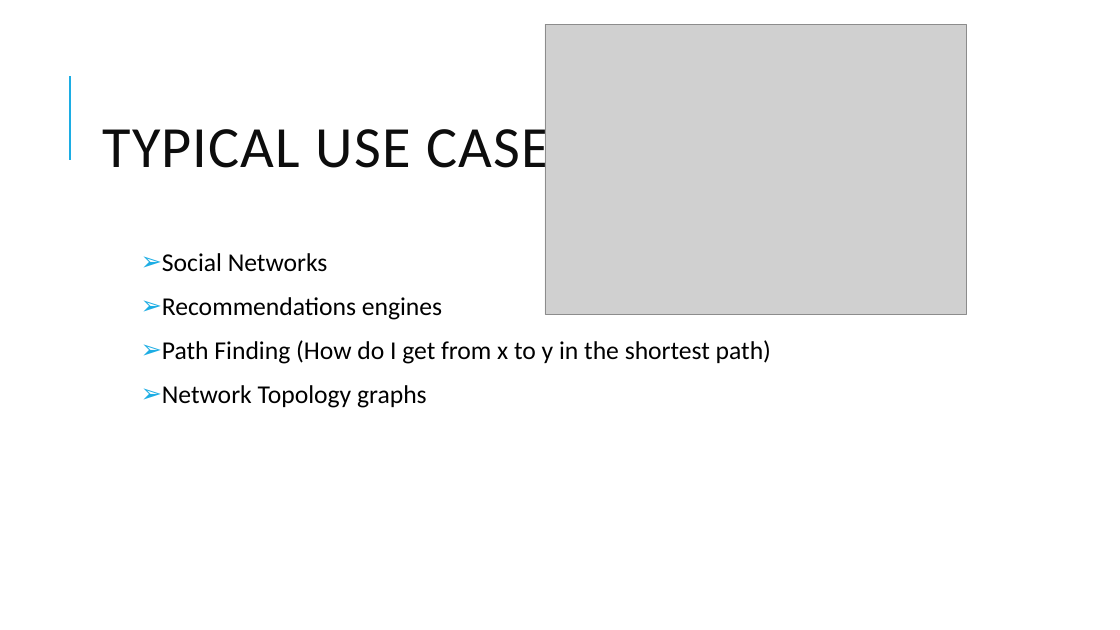
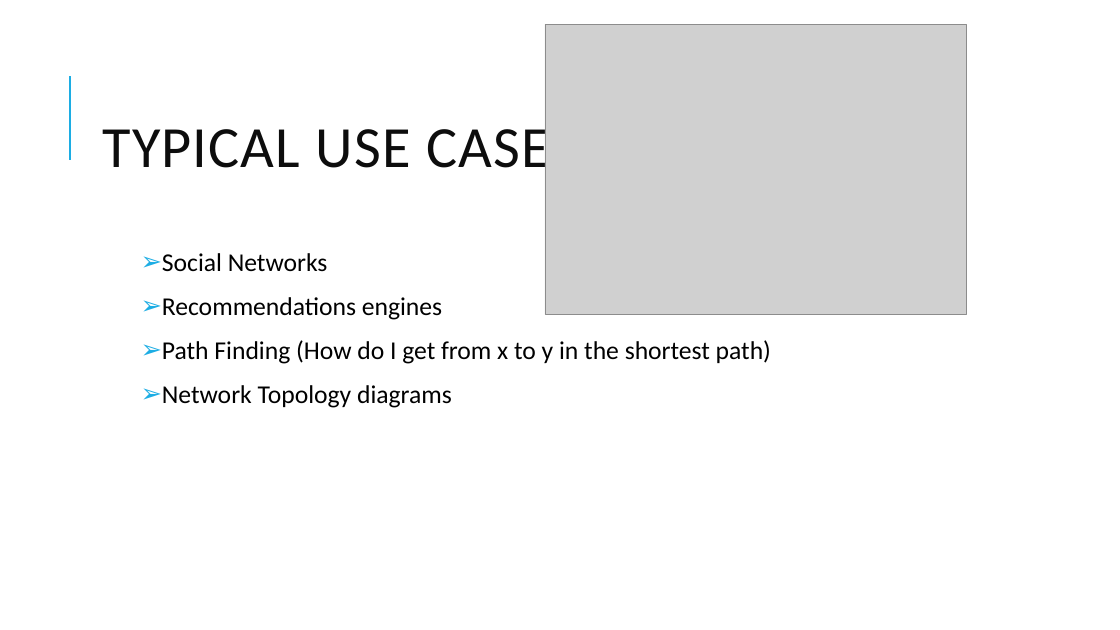
Before and after one commit to jenparker1975/Diabook, a slide deck: slide 6 of presentation/Graph DBs.pptx. Drawn at 1120x630 pixels with LibreOffice and Linux fonts; fonts in the diff are those of the drawing; grey boxes stand for pictures. Boxes give left, top, right and bottom in pixels: in the first picture for what was removed or moved away, otherwise in the second. Text is boxed around its words. In the diff, an @@ line names an element or a change of style, - is before the commit and + after.

```diff
--- a/presentation/Graph DBs.pptx
+++ b/presentation/Graph DBs.pptx
@@ text at box(162, 385, 452, 408): text changed @@
-➢ Network Topology graphs
+➢ Network Topology diagrams
```
Also in this commit, not shown: 17 other slides changed.
